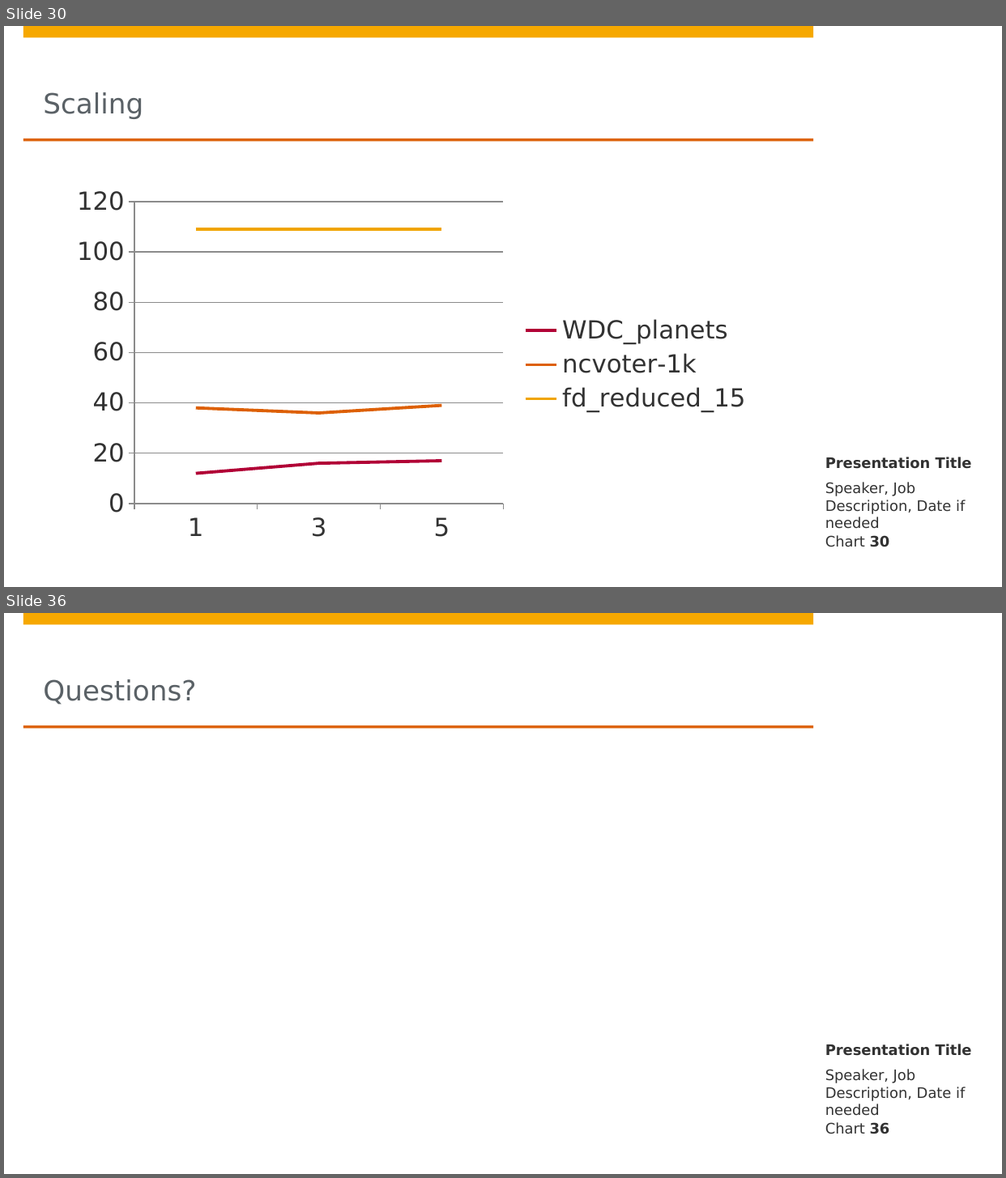
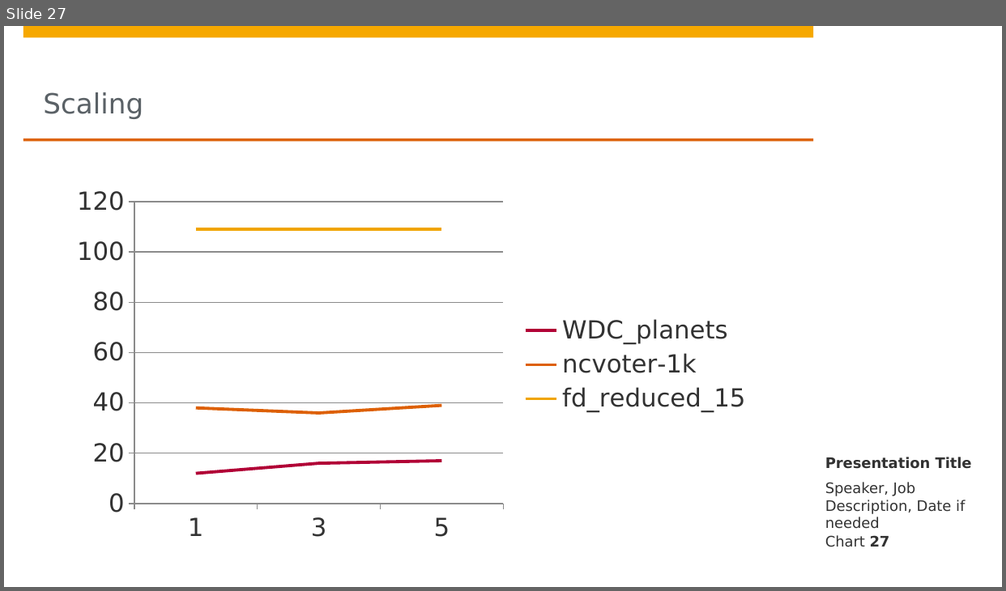
Before and after one commit to DBDA15/data-profiling, a slide deck: presentation.pptx. Shown one above the other, each under a label of ours: slides 30 and 36 before the commit, slide 27 after it; the slides between them are not shown. The pictures are 1006x1178 and 1006x591 pixels, drawn with LibreOffice and Linux fonts; fonts in the diff are those of the drawing; background and template pictures are left out. Boxes give left, top, right and bottom in pixels: in the first picture for what was removed or moved away, otherwise in the second. Text is boxed around its words. In the diff, an @@ line names an element or a change of style, - is before the commit and + after.

```diff
--- a/presentation.pptx
+++ b/presentation.pptx
@@ slide 36 removed at bbox=[4, 613, 1002, 1174], background #FFFFFF; not listed: 4 template elements that a slide beside it also shows @@
@@ title removed at bbox=[43, 679, 196, 705] @@
-Questions?
@@ text removed at bbox=[825, 1044, 972, 1056] @@
-Presentation Title
@@ text removed at bbox=[825, 1069, 965, 1116] @@
-Speaker, Job Description, Date if needed
@@ page number removed at bbox=[825, 1122, 890, 1135] @@
-Chart 36
@@ what was slide 30 is now slide 27 @@
@@ page number at bbox=[825, 535, 890, 548]: text changed @@
-Chart 30
+Chart 27
```
Also in this commit, not shown: 8 slides changed, 7 other slides removed.
